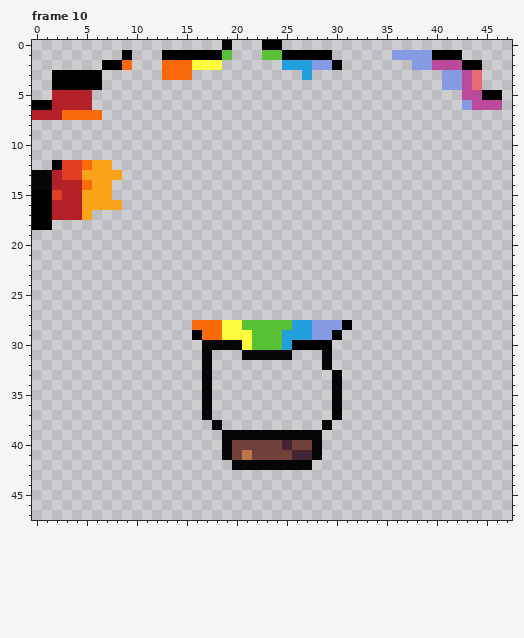
File history of a pixel-art file, Player/Aesprite Files/Player_Balloon-Death.aseprite. That is the earlier state.
48x48 pixels, 13 frames. Shown: frame 10. The commit also changed other frames, which this record leaves out.
After the commit:
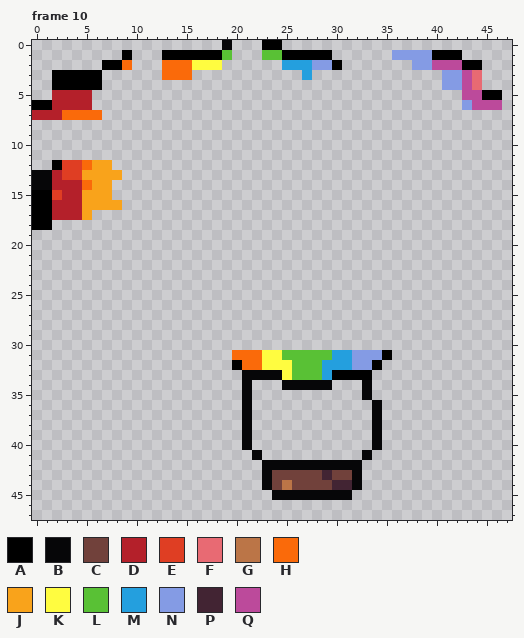
Palette (. is transparent): A #000000  B #060608  C #71413b  D #b4202a  E #df3e23  F #e86a73  G #bb7547  H #fa6a0a  J #f9a31b  K #fffc40  L #59c135  M #249fde  N #849be4  P #422433  Q #bc4a9b
Commit: Added player death signal and animation
Edits made:
Frame 10:
y 28: x 16..31 HHHKKLLLLLMMNNNA -> ................
y 29: x 16..30 AHHKKKLLLMMMNNA -> ...............
y 30: x 17..29 BBBBKLLLMAAAA -> .............
y 31: x 17 B -> .; x 20..35 .BBBBB...B...... -> HHHKKLLLLLMMNNNA
y 32: x 17 B -> .; x 20..34 .........B..... -> AHHKKKLLLMMMNNA
y 33: x 17 B -> .; x 21..33 .........B... -> BBBBKLLLMAAAA
y 34: x 17 B -> .; x 21 . -> B; x 25..30 .....B -> BBBBB.; x 33 . -> B
y 35: x 17 B -> .; x 21 . -> B; x 30 B -> .; x 33 . -> B
y 36..37: x 17 B -> .; x 21 . -> B; x 30 B -> .; x 34 . -> B
y 38: x 18 B -> .; x 21 . -> B; x 29 B -> .; x 34 . -> B
y 39: x 19..20 BB -> ..; x 22..28 BBBBBBB -> .......; x 34 . -> B
y 40: x 19..28 BCCCCCPCCB -> ..B.......; x 34 . -> B
y 41: x 19..28 BCGCCCCPPB -> ...B......; x 33 . -> B
y 42: x 20..22 BBB -> ...; x 28..32 ..... -> BBBBB
y 43: x 23..32 .......... -> BCCCCCPCCB
y 44: x 23..32 .......... -> BCGCCCCPPB
y 45: x 24..31 ........ -> BBBBBBBB
